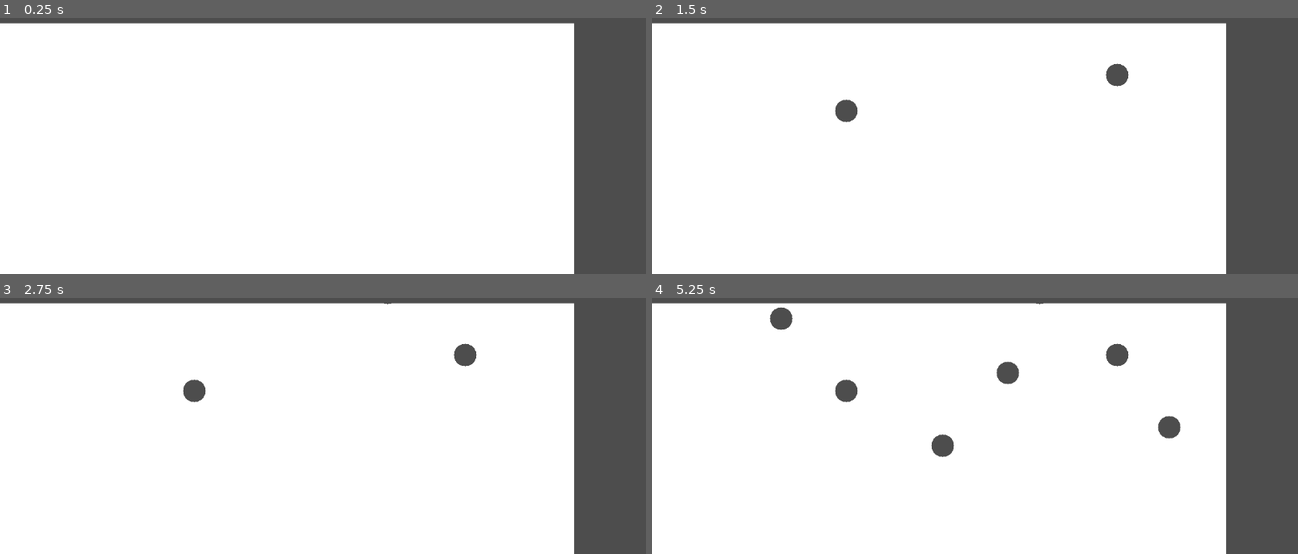
Above: before the commit, frames 1-4 (two rows, left to right).
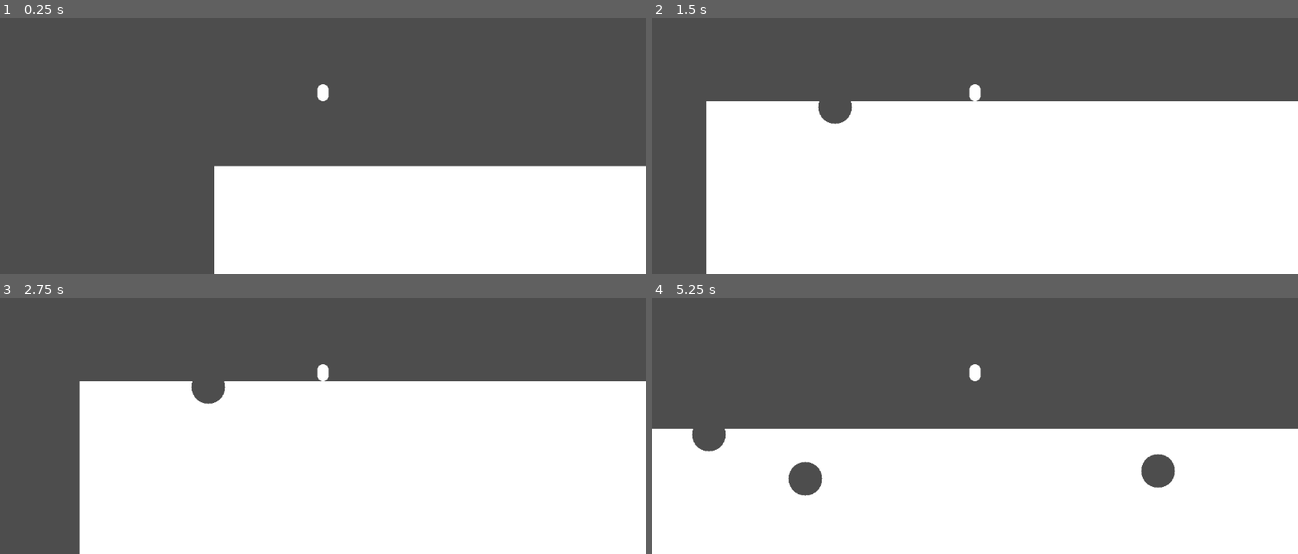
Above: after the commit, the same moments.

Repository: rcfox/DigGame
Game: Godot game, scene res://world.tscn
Two runs of this game, one before a commit and one after it. Both use one fixed random seed, a clock stepped at 60 frames per second and the inputs below.
Inputs (mouse positions are in pixels of both pictures, inside the frame that each line leads up to):
- Up to frame 1 (0.25 s): no input
- Up to frame 2 (1.5 s): move the mouse to (1117, 74) at 0.52 s; hold D (right, bound only after the commit) from 0.53 s (still down); tap W (up, bound only after the commit) at 0.6, 0.77, 1.07, 1.35 s; click (1117, 74) at 0.67 s; move the mouse to (845, 110) at 1.27 s; click (845, 110) at 1.42 s
- Up to frame 3 (2.75 s): tap W (up, bound only after the commit) at 1.52, 1.82, 2.1 s; move the mouse to (outside the picture) at 2.02 s; release D (right, bound only after the commit) at 2.03 s; hold A (left, bound only after the commit) from 2.03 s (still down); click (outside the picture) at 2.17 s
- Up to frame 4 (5.25 s): move the mouse to (942, 446) at 2.77 s; release A (left, bound only after the commit) at 2.78 s; hold D (right, bound only after the commit) 2.78-4.28 s; tap W (up, bound only after the commit) at 2.85, 3.02, 3.32, 3.6, 3.77, 4.07, 4.35, 4.52, 4.82, 5.1 s; click (942, 446) at 2.92 s; move the mouse to (1168, 426) at 3.52 s; click (1168, 426) at 3.67 s; move the mouse to (781, 318) at 4.27 s; hold A (left, bound only after the commit) 4.28-5.03 s; click (781, 318) at 4.42 s; move the mouse to (1007, 372) at 5.02 s; hold D (right, bound only after the commit) from 5.03 s (still down); click (1007, 372) at 5.17 s

The runs differ from the first frame. In frame 1, 68% of the frame differs, in the area x 0-100%, y 1-100%; in frame 2, 40%; in frame 3, 43%; in frame 4, 50%.

Commit message:
Add a simple player character who can jump around and fall into the holes you dig.

Diff:
--- a/destructible_terrain.gd
+++ b/destructible_terrain.gd
@@ -121,7 +121,7 @@
 
 func _input(event):
 	if event is InputEventMouseButton and event.is_pressed():
-		carve_circle(to_local(event.position), 20)
+		carve_circle(to_local(get_global_mouse_position()), 30)
 
 func carve_circle(center: Vector2i, radius: int) -> void:
 	is_terrain_dirty = true
--- /dev/null
+++ b/player.gd
@@ -0,0 +1,22 @@
+extends CharacterBody2D
+
+var speed = 300.0
+var jump_speed = -400.0
+
+# Get the gravity from the project settings so you can sync with rigid body nodes.
+var gravity = ProjectSettings.get_setting("physics/2d/default_gravity")
+
+
+func _physics_process(delta):
+	# Add the gravity.
+	velocity.y += gravity * delta
+
+	# Handle Jump.
+	if Input.is_action_just_pressed("up") and is_on_floor():
+		velocity.y = jump_speed
+
+	# Get the input direction.
+	var direction = Input.get_axis("left", "right")
+	velocity.x = direction * speed
+
+	move_and_slide()
--- /dev/null
+++ b/player.tscn
@@ -0,0 +1,19 @@
+[gd_scene format=3 uid="uid://bw1ko76wa4n71"]
+
+[ext_resource type="Script" uid="uid://cxgvi4bufpv5r" path="res://player.gd" id="1_4flbx"]
+
+[sub_resource type="CapsuleMesh" id="CapsuleMesh_sh265"]
+radius = 10.0
+height = 30.0
+
+[sub_resource type="CapsuleShape2D" id="CapsuleShape2D_sh265"]
+
+[node name="Player" type="CharacterBody2D" unique_id=44482857]
+script = ExtResource("1_4flbx")
+
+[node name="MeshInstance2D" type="MeshInstance2D" parent="." unique_id=1788733352]
+mesh = SubResource("CapsuleMesh_sh265")
+
+[node name="CollisionShape2D" type="CollisionShape2D" parent="." unique_id=1478015608]
+visible = false
+shape = SubResource("CapsuleShape2D_sh265")
--- a/project.godot
+++ b/project.godot
@@ -15,6 +15,29 @@
 config/features=PackedStringArray("4.6", "GL Compatibility")
 config/icon="res://icon.svg"
 
+[input]
+
+up={
+"deadzone": 0.2,
+"events": [Object(InputEventKey,"resource_local_to_scene":false,"resource_name":"","device":-1,"window_id":0,"alt_pressed":false,"shift_pressed":false,"ctrl_pressed":false,"meta_pressed":false,"pressed":false,"keycode":0,"physical_keycode":87,"key_label":0,"unicode":119,"location":0,"echo":false,"script":null)
+]
+}
+down={
+"deadzone": 0.2,
+"events": [Object(InputEventKey,"resource_local_to_scene":false,"resource_name":"","device":-1,"window_id":0,"alt_pressed":false,"shift_pressed":false,"ctrl_pressed":false,"meta_pressed":false,"pressed":false,"keycode":0,"physical_keycode":83,"key_label":0,"unicode":115,"location":0,"echo":false,"script":null)
+]
+}
+left={
+"deadzone": 0.2,
+"events": [Object(InputEventKey,"resource_local_to_scene":false,"resource_name":"","device":-1,"window_id":0,"alt_pressed":false,"shift_pressed":false,"ctrl_pressed":false,"meta_pressed":false,"pressed":false,"keycode":0,"physical_keycode":65,"key_label":0,"unicode":97,"location":0,"echo":false,"script":null)
+]
+}
+right={
+"deadzone": 0.2,
+"events": [Object(InputEventKey,"resource_local_to_scene":false,"resource_name":"","device":-1,"window_id":0,"alt_pressed":false,"shift_pressed":false,"ctrl_pressed":false,"meta_pressed":false,"pressed":false,"keycode":0,"physical_keycode":68,"key_label":0,"unicode":100,"location":0,"echo":false,"script":null)
+]
+}
+
 [physics]
 
 3d/physics_engine="Jolt Physics"
--- a/world.tscn
+++ b/world.tscn
@@ -1,7 +1,15 @@
 [gd_scene format=3 uid="uid://cykte8ei6ff1l"]
 
 [ext_resource type="PackedScene" uid="uid://wng6jlal6b7t" path="res://destructible_terrain.tscn" id="1_f3sb7"]
+[ext_resource type="PackedScene" uid="uid://bw1ko76wa4n71" path="res://player.tscn" id="2_fj7yv"]
 
 [node name="World" type="Node2D" unique_id=869695374]
 
 [node name="DestructibleTerrain" parent="." unique_id=1032730928 instance=ExtResource("1_f3sb7")]
+width = 10240
+height = 7680
+
+[node name="Player" parent="." unique_id=44482857 instance=ExtResource("2_fj7yv")]
+position = Vector2(194, 36)
+
+[node name="Camera2D" type="Camera2D" parent="Player" unique_id=65891921]
Not shown, added: player.gd.uid
